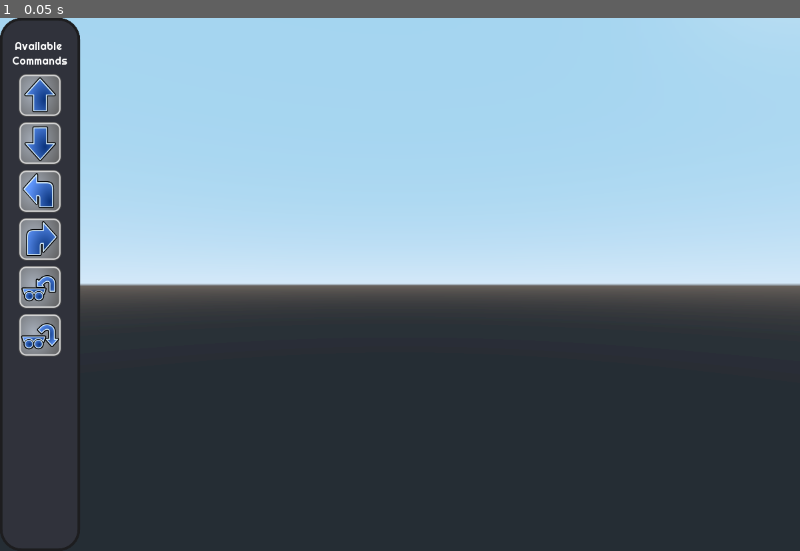
Above: before the commit, frame 1.
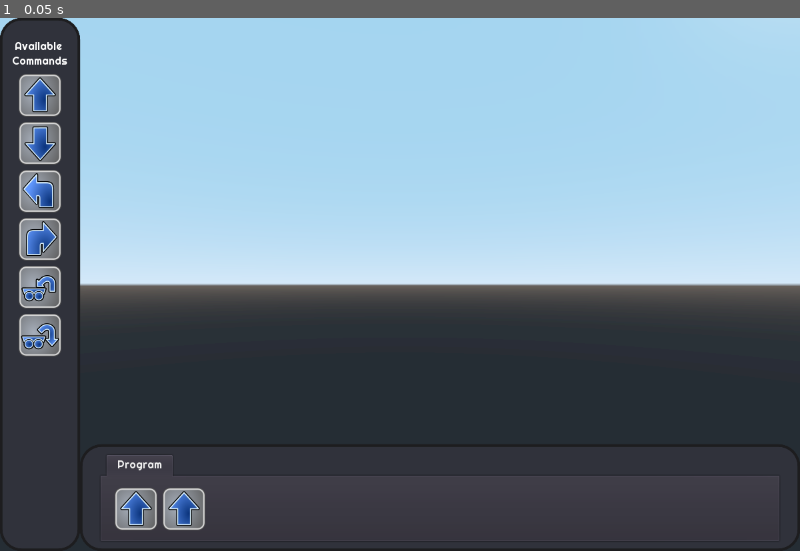
Above: after the commit, the same moment.

Repository: mrgkingcs/boxbot
Game: Godot game, scene res://test.tscn
Same seed, same stepped clock (60 frames per second), same inputs: the game is played once before the commit and once after it.
Inputs:
- Up to frame 1 (0.05 s): no input

The runs differ from the first frame. In frame 1, 3.8% of the frame differs, in the area x 12-98%, y 81-99%.

Commit message:
Added dummy program tab container

Diff:
--- /dev/null
+++ b/BoxBotProj/Fonts/PanelStyle.tres
@@ -0,0 +1,17 @@
+[gd_resource type="StyleBoxFlat" format=2]
+
+[resource]
+content_margin_left = 16.0
+content_margin_right = 16.0
+content_margin_top = 32.0
+content_margin_bottom = 32.0
+bg_color = Color( 0.192157, 0.2, 0.235294, 1 )
+border_width_left = 4
+border_width_top = 4
+border_width_right = 4
+border_width_bottom = 4
+border_color = Color( 0.117647, 0.117647, 0.12549, 1 )
+corner_radius_top_left = 32
+corner_radius_top_right = 32
+corner_radius_bottom_right = 32
+corner_radius_bottom_left = 32
--- a/BoxBotProj/test.tscn
+++ b/BoxBotProj/test.tscn
@@ -1,13 +1,44 @@
-[gd_scene load_steps=10 format=2]
-
+[gd_scene load_steps=11 format=2]
+
+[ext_resource path="res://Fonts/PanelStyle.tres" type="StyleBox" id=1]
 [ext_resource path="res://Models/boxbotMesh_anim.fbx" type="PackedScene" id=2]
 [ext_resource path="res://Images/ProgButtons.png" type="Texture" id=3]
 
-[sub_resource type="StyleBoxFlat" id=1]
-content_margin_left = 16.0
-content_margin_right = 16.0
-content_margin_top = 32.0
-content_margin_bottom = 32.0
+[sub_resource type="AtlasTexture" id=2]
+flags = 4
+atlas = ExtResource( 3 )
+region = Rect2( 0, 0, 64, 64 )
+
+[sub_resource type="AtlasTexture" id=3]
+flags = 4
+atlas = ExtResource( 3 )
+region = Rect2( 64, 0, 64, 64 )
+
+[sub_resource type="AtlasTexture" id=4]
+flags = 4
+atlas = ExtResource( 3 )
+region = Rect2( 0, 64, 64, 64 )
+
+[sub_resource type="AtlasTexture" id=5]
+flags = 4
+atlas = ExtResource( 3 )
+region = Rect2( 64, 64, 64, 64 )
+
+[sub_resource type="AtlasTexture" id=6]
+flags = 4
+atlas = ExtResource( 3 )
+region = Rect2( 0, 128, 64, 64 )
+
+[sub_resource type="AtlasTexture" id=7]
+flags = 4
+atlas = ExtResource( 3 )
+region = Rect2( 64, 128, 64, 64 )
+
+[sub_resource type="StyleBoxFlat" id=8]
+content_margin_left = 32.0
+content_margin_right = 32.0
+content_margin_top = 16.0
+content_margin_bottom = 16.0
 bg_color = Color( 0.192157, 0.2, 0.235294, 1 )
 border_width_left = 4
 border_width_top = 4
@@ -19,36 +50,6 @@
 corner_radius_bottom_right = 32
 corner_radius_bottom_left = 32
 
-[sub_resource type="AtlasTexture" id=2]
-flags = 4
-atlas = ExtResource( 3 )
-region = Rect2( 0, 0, 64, 64 )
-
-[sub_resource type="AtlasTexture" id=3]
-flags = 4
-atlas = ExtResource( 3 )
-region = Rect2( 64, 0, 64, 64 )
-
-[sub_resource type="AtlasTexture" id=4]
-flags = 4
-atlas = ExtResource( 3 )
-region = Rect2( 0, 64, 64, 64 )
-
-[sub_resource type="AtlasTexture" id=5]
-flags = 4
-atlas = ExtResource( 3 )
-region = Rect2( 64, 64, 64, 64 )
-
-[sub_resource type="AtlasTexture" id=6]
-flags = 4
-atlas = ExtResource( 3 )
-region = Rect2( 0, 128, 64, 64 )
-
-[sub_resource type="AtlasTexture" id=7]
-flags = 4
-atlas = ExtResource( 3 )
-region = Rect2( 64, 128, 64, 64 )
-
 [node name="Root" type="Spatial"]
 
 [node name="ViewportContainer" type="ViewportContainer" parent="."]
@@ -76,7 +77,7 @@
 [node name="CommandPanel" type="PanelContainer" parent="."]
 anchor_right = 0.1
 anchor_bottom = 1.0
-custom_styles/panel = SubResource( 1 )
+custom_styles/panel = ExtResource( 1 )
 __meta__ = {
 "_edit_use_anchors_": false
 }
@@ -84,11 +85,11 @@
 [node name="GridContainer" type="GridContainer" parent="CommandPanel"]
 margin_left = 16.0
 margin_top = 32.0
-margin_right = 144.0
+margin_right = 104.0
 margin_bottom = 768.0
 
 [node name="RichTextLabel" type="RichTextLabel" parent="CommandPanel/GridContainer"]
-margin_right = 128.0
+margin_right = 88.0
 margin_bottom = 48.0
 rect_min_size = Vector2( 0, 48 )
 bbcode_enabled = true
@@ -100,15 +101,15 @@
 
 [node name="VBoxContainer" type="VBoxContainer" parent="CommandPanel/GridContainer"]
 margin_top = 52.0
-margin_right = 128.0
+margin_right = 88.0
 margin_bottom = 476.0
 grow_horizontal = 2
 size_flags_horizontal = 7
 custom_constants/separation = 8
 
 [node name="Forward" type="TextureRect" parent="CommandPanel/GridContainer/VBoxContainer"]
-margin_left = 32.0
-margin_right = 96.0
+margin_left = 12.0
+margin_right = 76.0
 margin_bottom = 64.0
 size_flags_horizontal = 4
 size_flags_vertical = 0
@@ -116,46 +117,96 @@
 stretch_mode = 5
 
 [node name="Backward" type="TextureRect" parent="CommandPanel/GridContainer/VBoxContainer"]
+margin_left = 12.0
+margin_top = 72.0
+margin_right = 76.0
+margin_bottom = 136.0
+size_flags_horizontal = 4
+size_flags_vertical = 0
+texture = SubResource( 3 )
+
+[node name="Left" type="TextureRect" parent="CommandPanel/GridContainer/VBoxContainer"]
+margin_left = 12.0
+margin_top = 144.0
+margin_right = 76.0
+margin_bottom = 208.0
+size_flags_horizontal = 4
+size_flags_vertical = 0
+texture = SubResource( 4 )
+
+[node name="Right" type="TextureRect" parent="CommandPanel/GridContainer/VBoxContainer"]
+margin_left = 12.0
+margin_top = 216.0
+margin_right = 76.0
+margin_bottom = 280.0
+size_flags_horizontal = 4
+size_flags_vertical = 0
+texture = SubResource( 5 )
+
+[node name="Pick Up" type="TextureRect" parent="CommandPanel/GridContainer/VBoxContainer"]
+margin_left = 12.0
+margin_top = 288.0
+margin_right = 76.0
+margin_bottom = 352.0
+size_flags_horizontal = 4
+size_flags_vertical = 0
+texture = SubResource( 6 )
+
+[node name="Put Down" type="TextureRect" parent="CommandPanel/GridContainer/VBoxContainer"]
+margin_left = 12.0
+margin_top = 360.0
+margin_right = 76.0
+margin_bottom = 424.0
+size_flags_horizontal = 4
+size_flags_vertical = 0
+texture = SubResource( 7 )
+
+[node name="ProgramPanel" type="PanelContainer" parent="."]
+anchor_left = 0.1
+anchor_top = 0.8
+anchor_right = 1.0
+anchor_bottom = 1.0
+custom_styles/panel = SubResource( 8 )
+__meta__ = {
+"_edit_use_anchors_": false
+}
+
+[node name="TabContainer" type="TabContainer" parent="ProgramPanel"]
 margin_left = 32.0
-margin_top = 72.0
-margin_right = 96.0
-margin_bottom = 136.0
-size_flags_horizontal = 4
-size_flags_vertical = 0
-texture = SubResource( 3 )
-
-[node name="Left" type="TextureRect" parent="CommandPanel/GridContainer/VBoxContainer"]
-margin_left = 32.0
-margin_top = 144.0
-margin_right = 96.0
-margin_bottom = 208.0
-size_flags_horizontal = 4
-size_flags_vertical = 0
-texture = SubResource( 4 )
-
-[node name="Right" type="TextureRect" parent="CommandPanel/GridContainer/VBoxContainer"]
-margin_left = 32.0
-margin_top = 216.0
-margin_right = 96.0
-margin_bottom = 280.0
-size_flags_horizontal = 4
-size_flags_vertical = 0
-texture = SubResource( 5 )
-
-[node name="Pick Up" type="TextureRect" parent="CommandPanel/GridContainer/VBoxContainer"]
-margin_left = 32.0
-margin_top = 288.0
-margin_right = 96.0
-margin_bottom = 352.0
-size_flags_horizontal = 4
-size_flags_vertical = 0
-texture = SubResource( 6 )
-
-[node name="Put Down" type="TextureRect" parent="CommandPanel/GridContainer/VBoxContainer"]
-margin_left = 32.0
-margin_top = 360.0
-margin_right = 96.0
-margin_bottom = 424.0
-size_flags_horizontal = 4
-size_flags_vertical = 0
-texture = SubResource( 7 )
+margin_top = 16.0
+margin_right = 1048.0
+margin_bottom = 144.0
+tab_align = 0
+
+[node name="Program" type="Tabs" parent="ProgramPanel/TabContainer"]
+anchor_right = 1.0
+anchor_bottom = 1.0
+
+[node name="ProgramBlocks" type="HBoxContainer" parent="ProgramPanel/TabContainer/Program"]
+anchor_right = 1.0
+anchor_bottom = 1.0
+margin_left = 16.0
+margin_right = -16.0
+custom_constants/separation = 8
+__meta__ = {
+"_edit_use_anchors_": false
+}
+
+[node name="Forward2" type="TextureRect" parent="ProgramPanel/TabContainer/Program/ProgramBlocks"]
+margin_top = 32.0
+margin_right = 64.0
+margin_bottom = 96.0
+size_flags_horizontal = 4
+size_flags_vertical = 4
+texture = SubResource( 2 )
+stretch_mode = 5
+
+[node name="Forward3" type="TextureRect" parent="ProgramPanel/TabContainer/Program/ProgramBlocks"]
+margin_left = 72.0
+margin_top = 32.0
+margin_right = 136.0
+margin_bottom = 96.0
+size_flags_horizontal = 4
+size_flags_vertical = 4
+texture = SubResource( 2 )
+stretch_mode = 5
